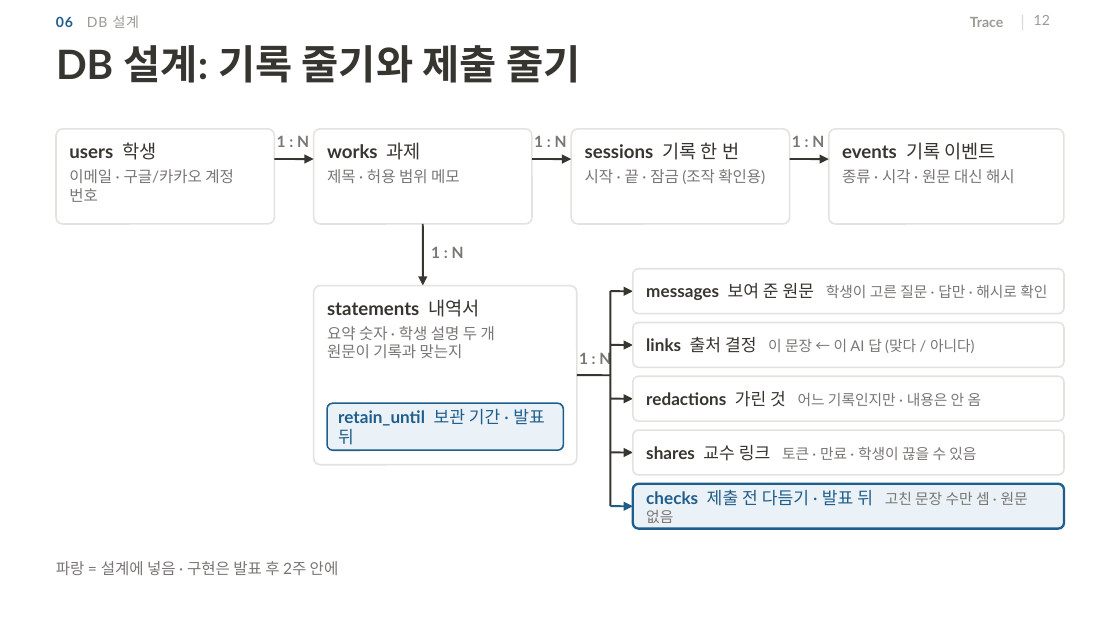
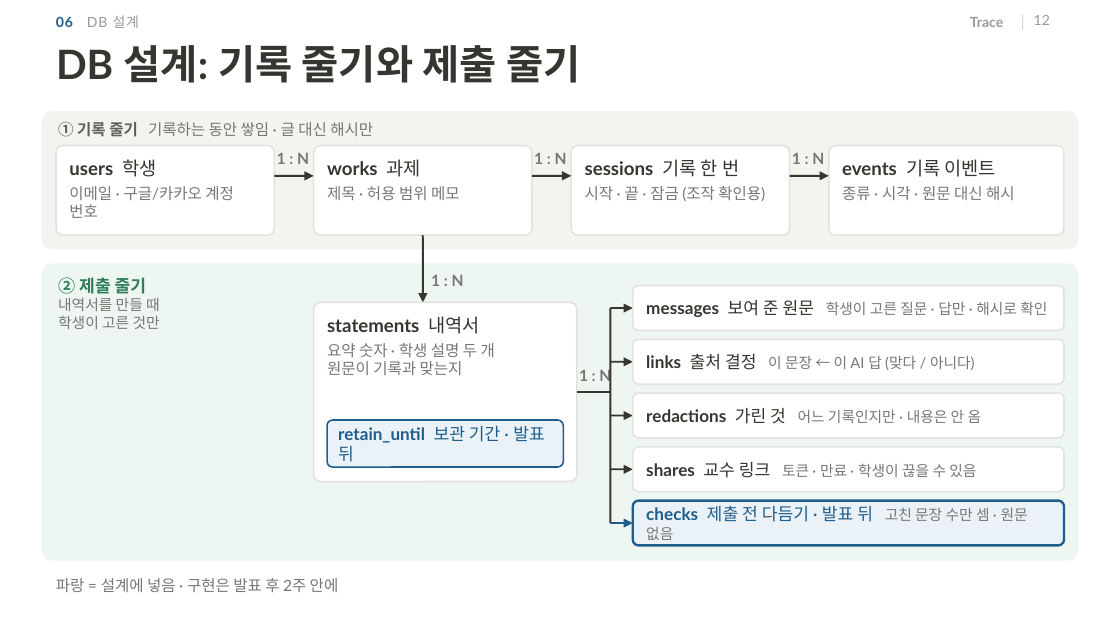
Before and after one commit to 20233014-KYH/trace, a slide deck: slide 12 of deck/중간발표_김용현.pptx. Drawn at 1120x630 pixels with LibreOffice and Linux fonts; fonts in the diff are those of the drawing; background and template pictures are left out. Boxes give left, top, right and bottom in pixels: in the first picture for what was removed or moved away, otherwise in the second. Text is boxed around its words. In the diff, an @@ line names an element or a change of style, - is before the commit and + after.

```diff
--- a/deck/중간발표_김용현.pptx
+++ b/deck/중간발표_김용현.pptx
@@ rounded rectangle added at (43, 112, 1077, 249), fill #F4F3EF, outline #F4F3EF 1 pt @@
@@ rounded rectangle: place and size @@
-rounded rectangle at (56, 129, 274, 224)
+rounded rectangle at (56, 146, 274, 235)
@@ text added at (58, 122, 373, 137), 10 pt, text #787774 @@
+① 기록 줄기 기록하는 동안 쌓임 · 글 대신 해시만
@@ text "1 : N": place and size @@
-text "1 : N" at (792, 136, 824, 147)
+text "1 : N" at (277, 153, 309, 164)
@@ rounded rectangle: place and size @@
-rounded rectangle at (314, 129, 532, 224)
+rounded rectangle at (314, 146, 532, 235)
@@ text "1 : N": place and size @@
-text "1 : N" at (431, 247, 464, 258)
+text "1 : N" at (534, 153, 567, 164)
@@ proportions changed in 4 elements at (829, 146, 1064, 235), (56, 146, 274, 235), (314, 146, 532, 235), (571, 146, 790, 235) @@
@@ rounded rectangle: place and size @@
-rounded rectangle at (571, 129, 790, 224)
+rounded rectangle at (571, 146, 790, 235)
@@ text "1 : N": place and size @@
-text "1 : N" at (277, 136, 309, 147)
+text "1 : N" at (792, 153, 824, 164)
@@ rounded rectangle: place and size @@
-rounded rectangle at (829, 129, 1064, 224)
+rounded rectangle at (829, 146, 1064, 235)
@@ arrow moved from (790, 159) - (829, 159) to (274, 176) - (314, 176) @@
@@ arrow moved from (274, 159) - (314, 159) to (790, 176) - (829, 176) @@
@@ text "이메일 · 구글/카카오 계정 번호": place and size @@
-text "이메일 · 구글/카카오 계정 번호" at (69, 169, 234, 202)
+text "이메일 · 구글/카카오 계정 번호" at (69, 186, 234, 218)
@@ text "제목 · 허용 범위 메모": place and size @@
-text "제목 · 허용 범위 메모" at (327, 169, 460, 183)
+text "제목 · 허용 범위 메모" at (327, 186, 460, 200)
@@ text "시작 · 끝 · 잠금 ...": place and size @@
-text "시작 · 끝 · 잠금 ..." at (585, 169, 765, 184)
+text "시작 · 끝 · 잠금 ..." at (585, 186, 765, 201)
@@ text "종류 · 시각 · 원문 ...": place and size @@
-text "종류 · 시각 · 원문 ..." at (842, 169, 1015, 183)
+text "종류 · 시각 · 원문 ..." at (842, 186, 1015, 200)
@@ arrow moved from (422, 224) - (422, 286) to (422, 235) - (422, 302) @@
@@ rounded rectangle added at (43, 264, 1077, 560), fill #EEF6F1, outline #EEF6F1 1 pt @@
@@ text "1 : N": place and size @@
-text "1 : N" at (534, 136, 567, 147)
+text "1 : N" at (431, 275, 464, 286)
@@ text added at (58, 277, 160, 329), 9.5 pt, text #787774 @@
+② 제출 줄기
+내역서를 만들 때
+학생이 고른 것만
@@ 14 texts, 7 rounded rectangles, 6 arrows, 2 lines: place and size @@
-14 texts, 7 rounded rectangles, 6 arrows, 2 lines at (56, 142, 1064, 575)
+14 texts, 7 rounded rectangles, 6 arrows, 2 lines at (56, 159, 1064, 592)
```
Also in this commit, not shown: 1 other file.
